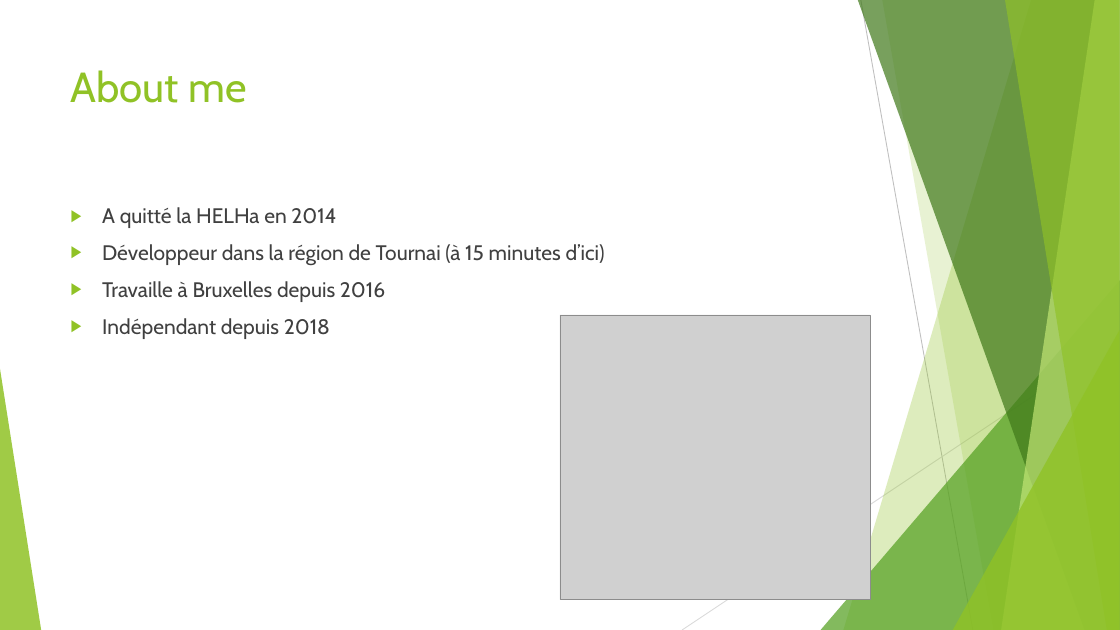
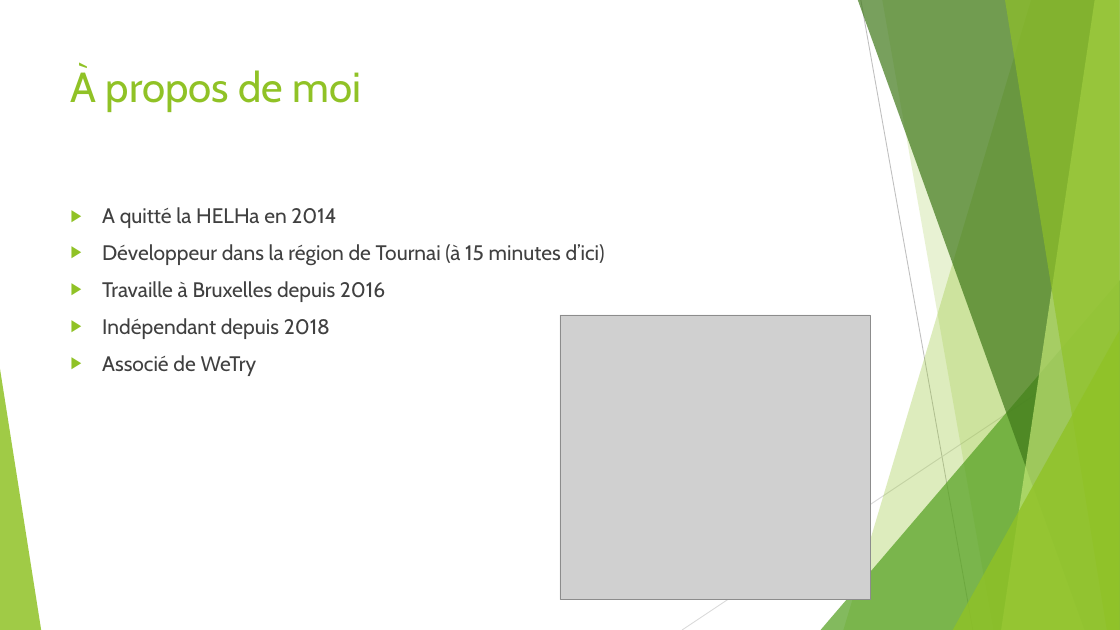
Before and after one commit to worming004/SimpleIsNotEasy, a slide deck: slide 2 of PPT/Easy != Simple.pptx. Drawn at 1120x630 pixels with LibreOffice and Linux fonts; fonts in the diff are those of the drawing; grey boxes stand for pictures. Boxes give left, top, right and bottom in pixels: in the first picture for what was removed or moved away, otherwise in the second. Text is boxed around its words. In the diff, an @@ line names an element or a change of style, - is before the commit and + after.

```diff
--- a/PPT/Easy != Simple.pptx
+++ b/PPT/Easy != Simple.pptx
@@ title at <box>71,67,362,112</box>: text changed @@
-About me
+À propos de moi
@@ text at <box>102,355,257,376</box>: paragraph added @@
+▶ Associé de WeTry
```
Also in this commit, not shown: 11 other slides changed, 8 slides added, 15 other files.
